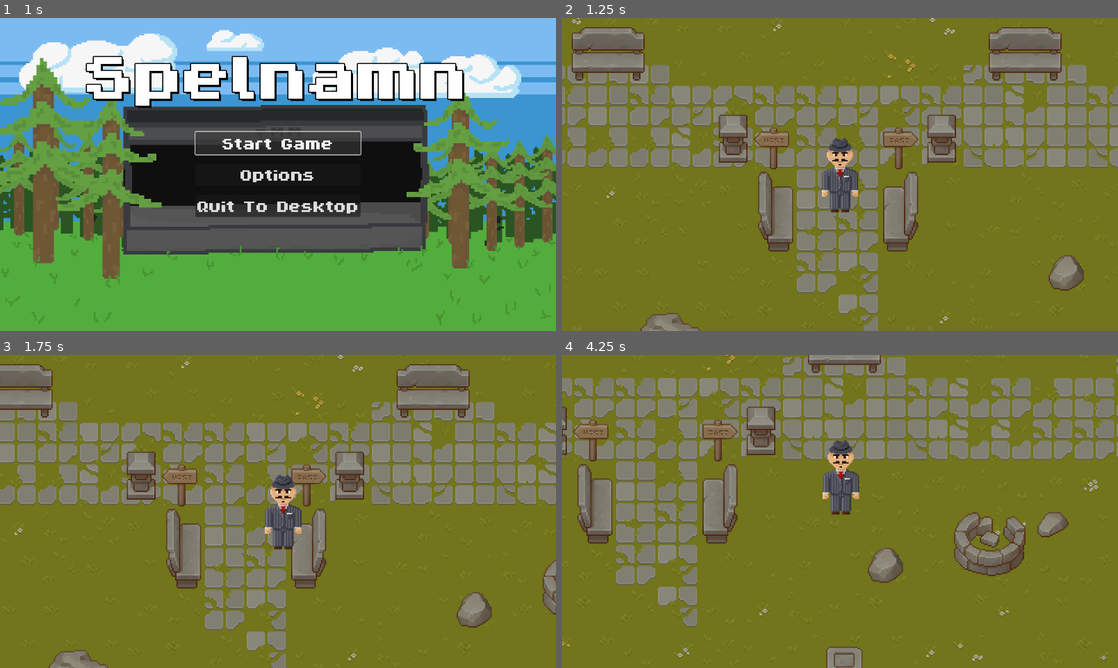
Above: before the commit, frames 1-4 (two rows, left to right).
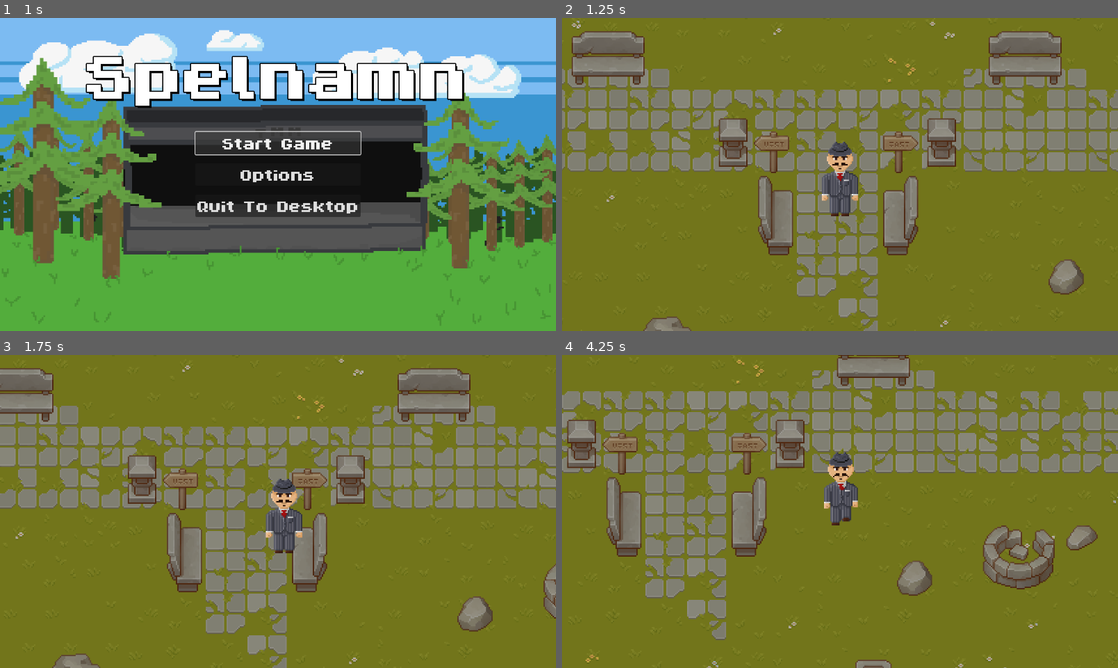
Above: after the commit, the same moments.

Repository: Goldstar32/TMMGame
Game: Godot game, scene res://Scenes/Menus/main_menu.tscn
The game is run twice, just before and just after one commit, with the same random seed, the same clock (stepped at 60 frames per second) and the same inputs.
Inputs:
- Up to frame 1 (1 s): click "Start Game" at 0.5 s
- Up to frame 2 (1.25 s): no input
- Up to frame 3 (1.75 s): hold D (right) from 1.28 s (still down)
- Up to frame 4 (4.25 s): release D (right) at 2.03 s; hold S (down) 2.03-2.78 s; hold D (right) 2.78-3.53 s; hold W (up) from 3.53 s (still down)

Frame 1 is identical in both runs. In frame 2, 16% of the frame differs, in the area x 0-100%, y 0-100%; in frame 3, 18%; in frame 4, 35%.

Commit message:
Added walking animation to player

Diff:
--- a/Scenes/Testing/player.tscn
+++ b/Scenes/Testing/player.tscn
@@ -1,7 +1,62 @@
-[gd_scene load_steps=4 format=3 uid="uid://bxes45efca7ys"]
+[gd_scene load_steps=8 format=3 uid="uid://bxes45efca7ys"]
 
-[ext_resource type="Texture2D" uid="uid://dqmu6dknbxgwo" path="res://Assets/sprites/character-sprites/mafioso.png" id="1_330hy"]
+[ext_resource type="Texture2D" uid="uid://chptdvse64wuh" path="res://Assets/sprites/character-sprites/mafioso.png" id="1_330hy"]
 [ext_resource type="Script" path="res://Scripts/Player/player.gd" id="1_jv12e"]
+
+[sub_resource type="Animation" id="Animation_4wquc"]
+length = 0.001
+tracks/0/type = "value"
+tracks/0/imported = false
+tracks/0/enabled = true
+tracks/0/path = NodePath("Sprite2D:frame_coords")
+tracks/0/interp = 1
+tracks/0/loop_wrap = true
+tracks/0/keys = {
+"times": PackedFloat32Array(0),
+"transitions": PackedFloat32Array(1),
+"update": 1,
+"values": [Vector2i(0, 0)]
+}
+
+[sub_resource type="Animation" id="Animation_cpij6"]
+resource_name = "walk_down"
+length = 0.7
+loop_mode = 1
+tracks/0/type = "value"
+tracks/0/imported = false
+tracks/0/enabled = true
+tracks/0/path = NodePath("Sprite2D:frame_coords")
+tracks/0/interp = 1
+tracks/0/loop_wrap = true
+tracks/0/keys = {
+"times": PackedFloat32Array(0, 0.1, 0.2, 0.3, 0.4, 0.5, 0.6),
+"transitions": PackedFloat32Array(1, 1, 1, 1, 1, 1, 1),
+"update": 1,
+"values": [Vector2i(1, 0), Vector2i(2, 0), Vector2i(3, 0), Vector2i(4, 0), Vector2i(5, 0), Vector2i(6, 0), Vector2i(7, 0)]
+}
+
+[sub_resource type="Animation" id="Animation_uh3vl"]
+resource_name = "idle_down"
+length = 0.1
+tracks/0/type = "value"
+tracks/0/imported = false
+tracks/0/enabled = true
+tracks/0/path = NodePath("Sprite2D:frame_coords")
+tracks/0/interp = 1
+tracks/0/loop_wrap = true
+tracks/0/keys = {
+"times": PackedFloat32Array(0),
+"transitions": PackedFloat32Array(1),
+"update": 1,
+"values": [Vector2i(0, 0)]
+}
+
+[sub_resource type="AnimationLibrary" id="AnimationLibrary_fh44g"]
+_data = {
+"RESET": SubResource("Animation_4wquc"),
+"idle_down": SubResource("Animation_uh3vl"),
+"walk_down": SubResource("Animation_cpij6")
+}
 
 [sub_resource type="CapsuleShape2D" id="CapsuleShape2D_b7tim"]
 radius = 4.0
@@ -13,7 +68,14 @@
 
 [node name="Sprite2D" type="Sprite2D" parent="."]
 texture = ExtResource("1_330hy")
-offset = Vector2(0, -29)
+offset = Vector2(0, -32)
+hframes = 8
+vframes = 2
+
+[node name="AnimationPlayer" type="AnimationPlayer" parent="."]
+libraries = {
+"": SubResource("AnimationLibrary_fh44g")
+}
 
 [node name="CollisionShape2D" type="CollisionShape2D" parent="."]
 z_index = 1
--- a/Scenes/Testing/test_level.tscn
+++ b/Scenes/Testing/test_level.tscn
@@ -501,6 +501,6 @@
 position = Vector2(66, 33)
 
 [node name="Camera2D" type="Camera2D" parent="TileMap/Player"]
-position = Vector2(0, -29)
+position = Vector2(0, -32)
 zoom = Vector2(3, 3)
 position_smoothing_enabled = true
--- a/Scripts/Player/player.gd
+++ b/Scripts/Player/player.gd
@@ -1,12 +1,25 @@
 extends CharacterBody2D
 
-@export var speed : int = 150 # speed in pixels/sec
+@export var speed : int = 120 # speed in pixels/sec
+@onready var animations = $AnimationPlayer
 
 func handle_input():
-	var direction = Input.get_vector("left", "right", "up", "down")
-	velocity = direction * speed
+	var move_direction = Input.get_vector("left", "right", "up", "down")
+	velocity = move_direction * speed
 
+func update_animation():
+	if velocity.length() == 0:
+		animations.play("idle_down")
+		animations.stop()
+	else:
+		var direction = "down"
+		if velocity.x < 0: direction = "down" # actually left
+		elif velocity.x > 0: direction = "down" # actually right
+		elif velocity.y < 0: direction = "down" # actually up
+
+		animations.play("walk_" + direction)
 
 func _physics_process(delta):
 	handle_input()
 	move_and_slide()
+	update_animation()
Binary file changed: Assets/sprites/character-sprites/mafioso.png
Not shown, changed: Assets/sprites/character-sprites/mafioso.png.import
